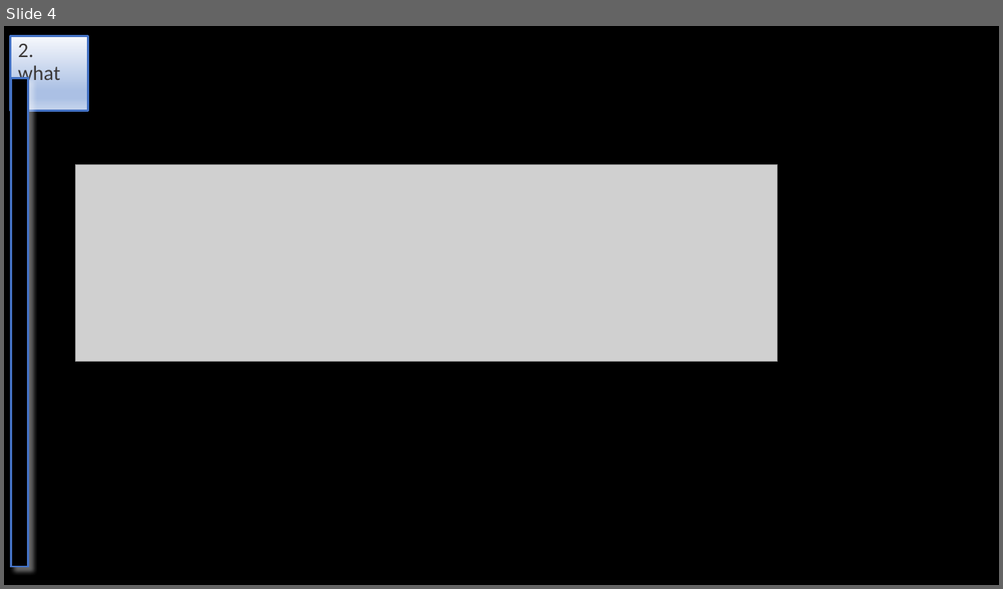
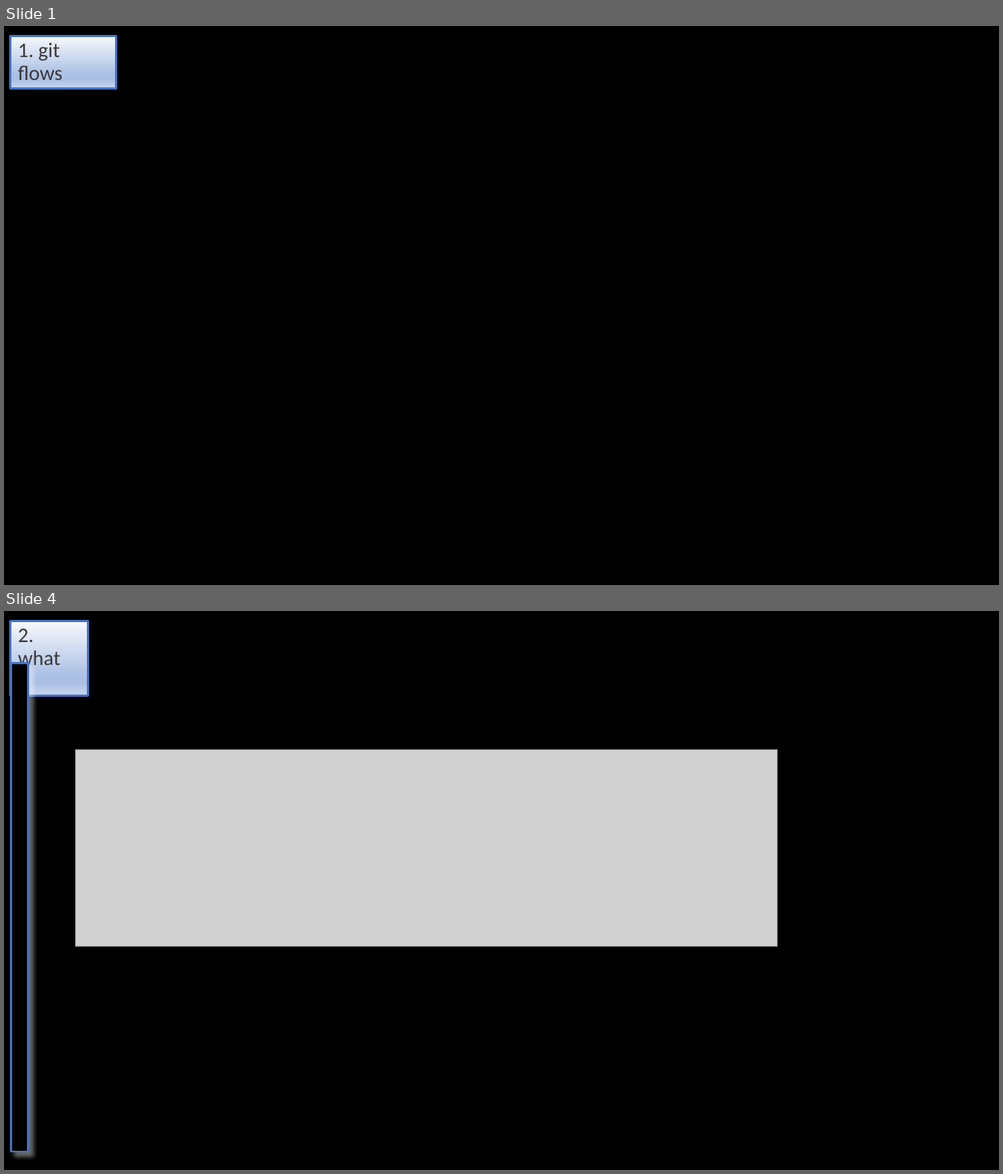
Before and after one commit to 1010836/portfolio, a slide deck: git/git.odp. Shown one above the other, each under a label of ours: slide 4 before the commit, slides 1 and 4 after it; the slides between them are not shown. The pictures are 1003x589 and 1003x1174 pixels, drawn with LibreOffice and Linux fonts; fonts in the diff are those of the drawing; grey boxes stand for pictures. Boxes give left, top, right and bottom in pixels: in the first picture for what was removed or moved away, otherwise in the second. Text is boxed around its words. In the diff, an @@ line names an element or a change of style, - is before the commit and + after.

```diff
--- a/git/git.odp
+++ b/git/git.odp
@@ slide 1 added at box(4, 26, 999, 585), background #000000 @@
@@ title added at box(11, 36, 116, 89), fill gradient #F6F8FC to #ABC0E4 to #C7D5ED, outline #4472C4 2.01 pt, 20 pt, text #3B3838 @@
+1. git flows
```
Also in this commit, not shown: 2 slides changed, 2 other slides added, 2 slides removed, 9 other files.
